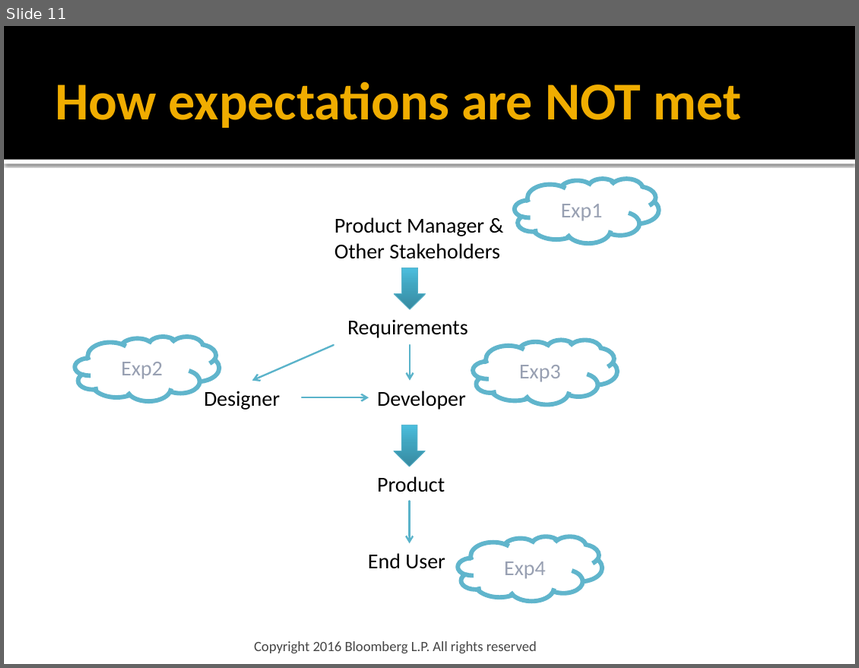
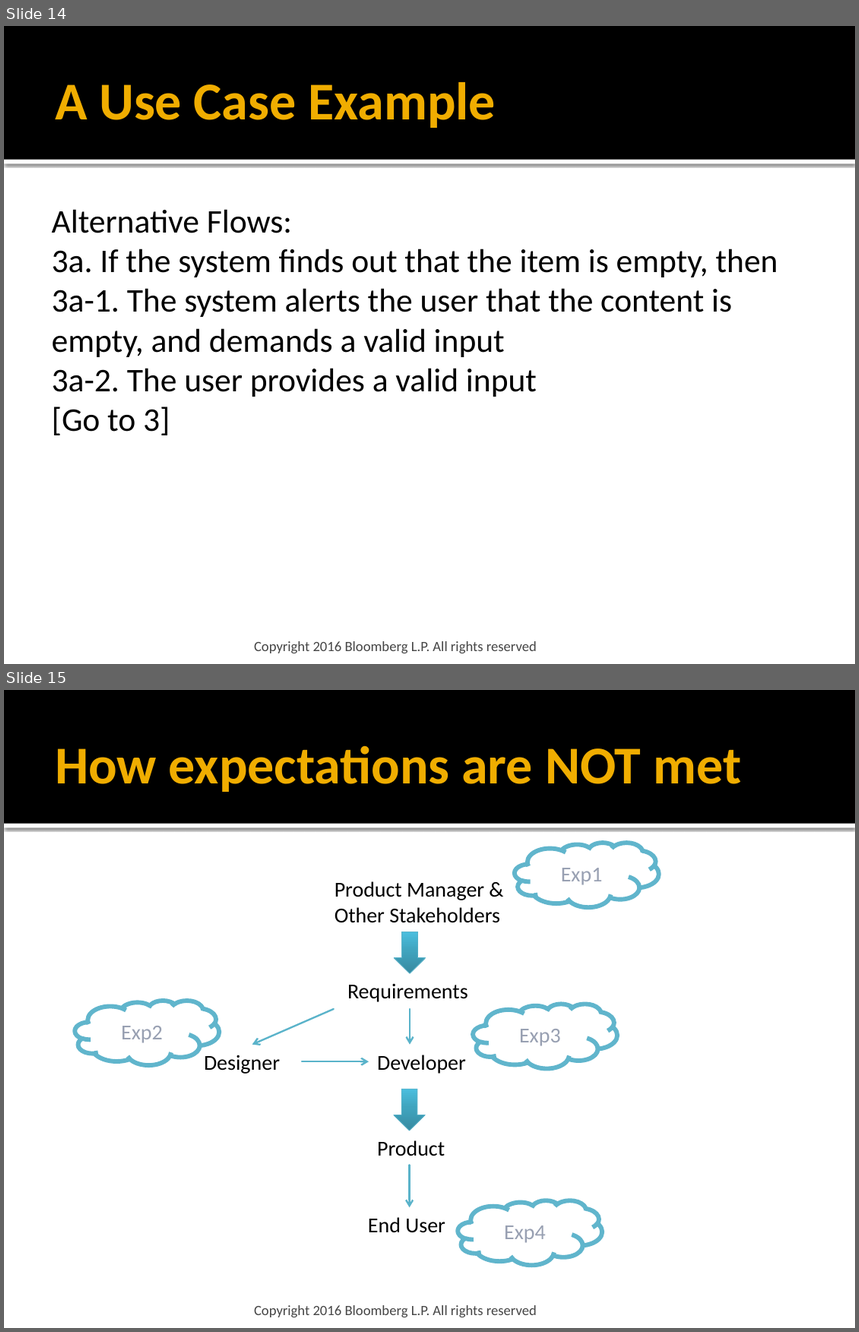
Before and after one commit to szhangpitt/todo-step-by-step, a slide deck: doc/20160210 Real World Web Design and Development.pptx. Shown one above the other, each under a label of ours: slide 11 before the commit, slides 14 and 15 after it. The pictures are 859x668 and 859x1332 pixels, drawn with LibreOffice and Linux fonts; fonts in the diff are those of the drawing. Boxes give left, top, right and bottom in pixels: in the first picture for what was removed or moved away, otherwise in the second. Text is boxed around its words. In the diff, an @@ line names an element or a change of style, - is before the commit and + after.

```diff
--- a/doc/20160210 Real World Web Design and Development.pptx
+++ b/doc/20160210 Real World Web Design and Development.pptx
@@ slide 14 added at [4,26,855,664], background #FFFFFF; not listed: 2 template elements that a slide beside it also shows @@
@@ title added at [55,82,495,128], 45 pt, text #F0AD00, bold @@
+A Use Case Example
@@ text added at [52,209,778,436], 28 pt, text #000000 @@
+Alternative Flows:
+3a. If the system finds out that the item is empty, then
+3a-1. The system alerts the user that the content is empty, and demands a valid input
+3a-2. The user provides a valid input
+[Go to 3]
@@ text added at [254,642,537,654], 12 pt, text #454545 @@
+Copyright 2016 Bloomberg L.P. All rights reserved
@@ what was slide 11 is now slide 15 @@
```
Also in this commit, not shown: 1 slide changed, 3 other slides added, 1 other file.
